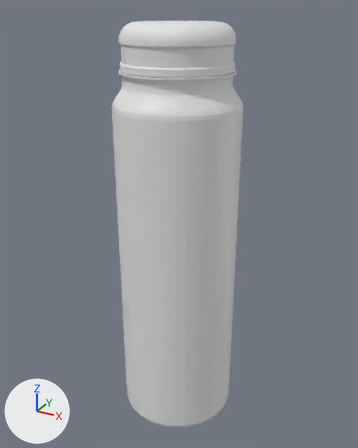
One commit to the OBJ model data/cups/onepiece/5.obj: the scene before it, then after it.
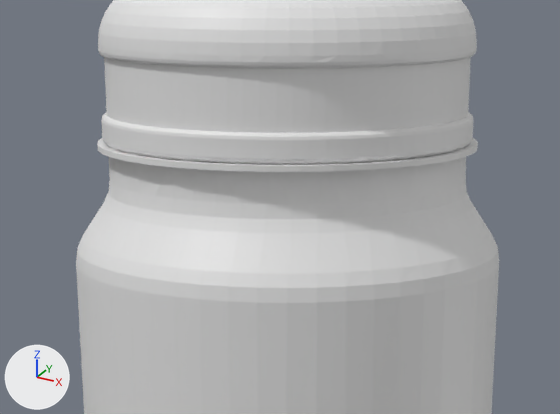
Old and new are each drawn whole from a camera (50 mm lens) standing at (0.191, -0.311, 0.281) and looking at (0.042, -0.039, 0.145) and again close up on the part from 25% to 73% of the width and 6% to 35% of the height. The axes (+X, +Y, +Z) are drawn at lower left. The lights are the same throughout. Where no turn or scale is listed for an object, it has been applied to the vertices.

Objects in the first close-up: '5'.
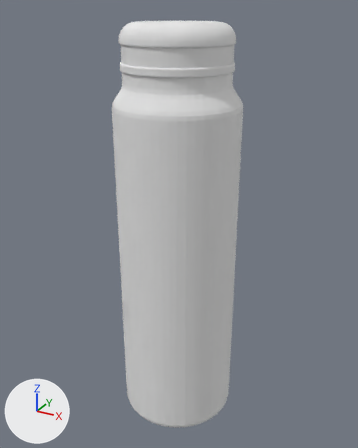
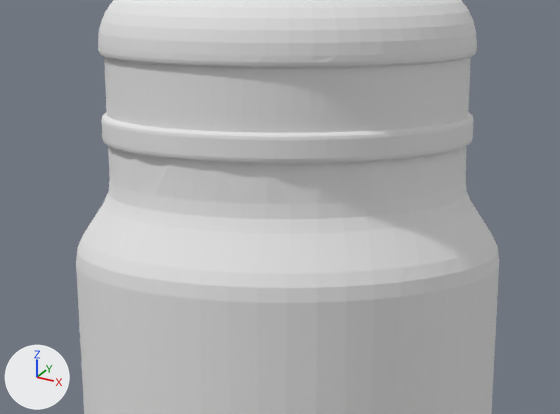
What differs and where, as boxes [x1, y1, x2, y2] in the close-ups (560 x 414 px):
part 1 of me_5, cut back: before [97, 42, 478, 201]; after [111, 42, 361, 201]

The change in detail:
Material 'Default_OBJ.006' (mat_default_obj_006) is new.
Its base color is (0.8, 0.8, 0.8) (white #e7e7e7).
Its roughness is 1.0.
me_5 is used by ob_5; location (0.0, 0.0, 0.0).
me_5 had 2307 vertices, 4610 faces and spanned x 0.002..0.082, y -0.082..-0.002, z 0.002..0.273.
me_5 now has 2098 vertices, 4019 faces, 38 loose edges and spans x 0.002..0.082, y -0.082..-0.002, z 0.002..0.273.
me_5 part 1: 17 vertices moved within x 0.009..0.068, y -0.075..-0.009, z 0.24..0.263; 209 vertices removed from x 0.007..0.077, y -0.077..-0.007, z 0.245..0.255.
me_5 now uses material mat_default_obj_006 (white #e7e7e7).
